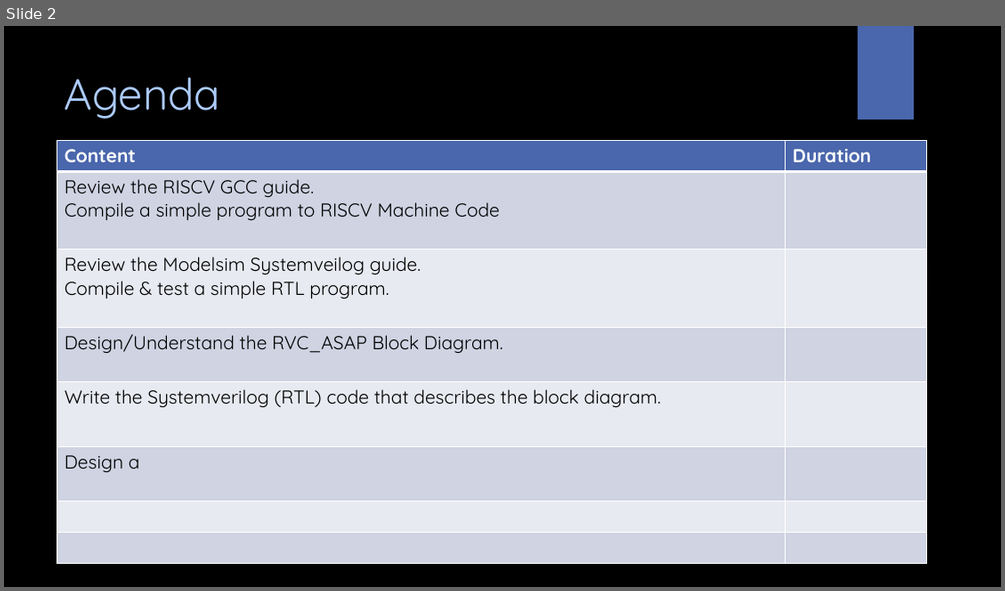
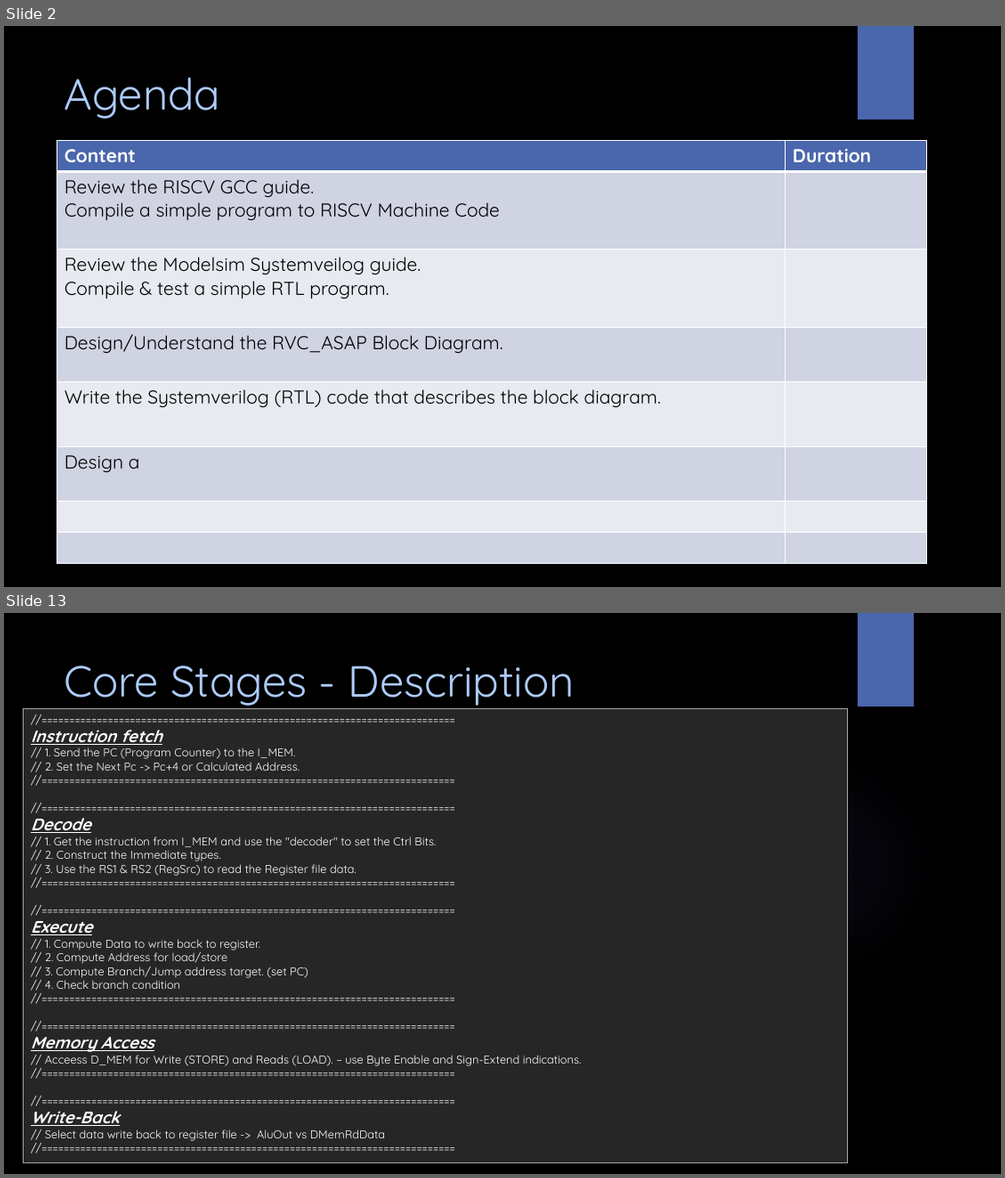
Before and after one commit to amichai-bd/rvc_asap, a slide deck: doc/rvc_asap.pptx. Shown one above the other, each under a label of ours: slide 2 before the commit, slides 2 and 13 after it; the slides between them are not shown. The pictures are 1005x591 and 1005x1178 pixels, drawn with LibreOffice and Linux fonts; fonts in the diff are those of the drawing; background and template pictures are left out. Boxes give left, top, right and bottom in pixels: in the first picture for what was removed or moved away, otherwise in the second. Text is boxed around its words. In the diff, an @@ line names an element or a change of style, - is before the commit and + after.

Commit message:
- new alive test - new ppt - clean x from memory load (when load is not asserted)

```diff
--- a/doc/rvc_asap.pptx
+++ b/doc/rvc_asap.pptx
@@ slide 13 added at (x1=4, y1=613, x2=1001, y2=1174), background picture (left out); not listed: 2 template elements that a slide beside it also shows @@
@@ title added at (x1=65, y1=666, x2=574, y2=709), 42 pt, text #ACCBF9 @@
+Core Stages - Description
@@ rectangle added at (x1=24, y1=709, x2=848, y2=1163), fill #262626, outline #A6A6A6 0.75 pt, 11 pt, text #FFFFFF @@
+//===========================================================================
+Instruction fetch
+// 1. Send the PC (Program Counter) to the I_MEM.
+// 2. Set the Next Pc -> Pc+4 or Calculated Address.
+//===========================================================================
+//===========================================================================
+Decode
+// 1. Get the instruction from I_MEM and use the "decoder" to set the Ctrl Bits.
+// 2. Construct the Immediate types.
+// 3. Use the RS1 & RS2 (RegSrc) to read the Register file data.
+//===========================================================================
+//===========================================================================
+Execute
+// 1. Compute Data to write back to register.
+// 2. Compute Address for load/store
+// 3. Compute Branch/Jump address target. (set PC)
+// 4. Check branch condition
+//===========================================================================
+//===========================================================================
+Memory Access
+// Acceess D_MEM for Write (STORE) and Reads (LOAD). – use Byte Enable and Sign-Extend indications.
+//===========================================================================
+//===========================================================================
+Write-Back
+// Select data write back to register file -> AluOut vs DMemRdData
+//===========================================================================
```
Also in this commit, not shown: 2 slides changed, 31 other slides added, 3 other files.
